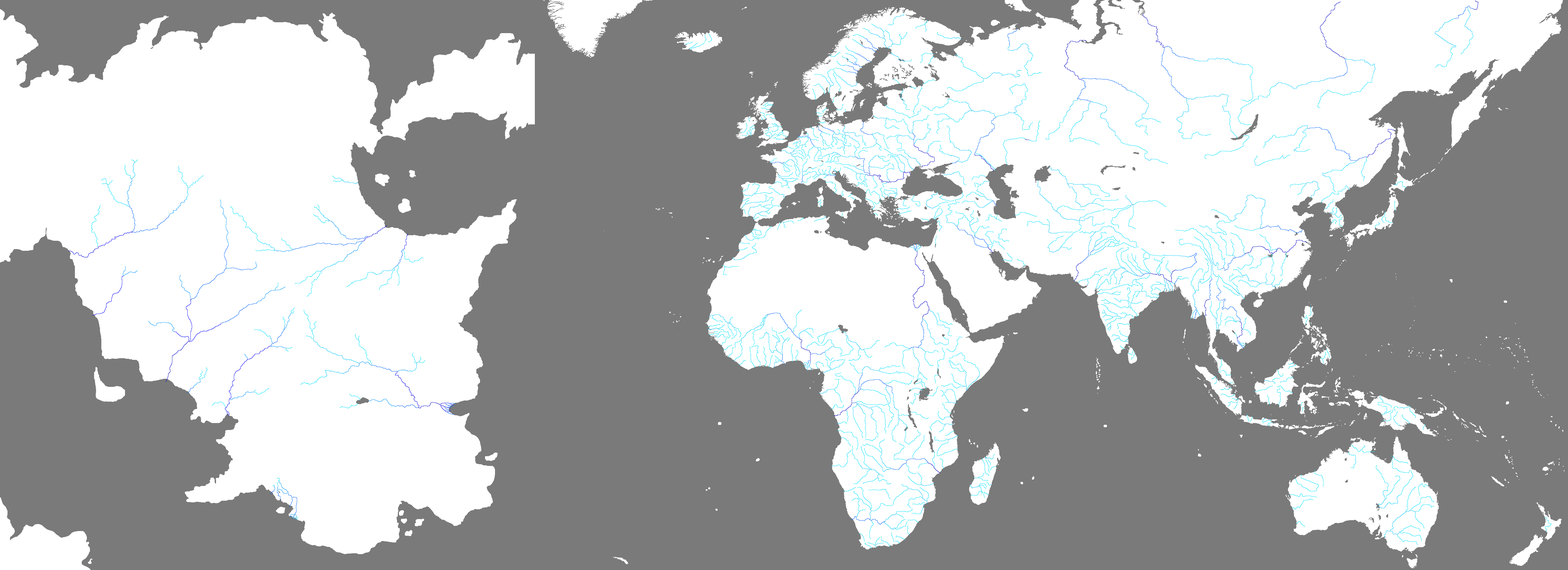
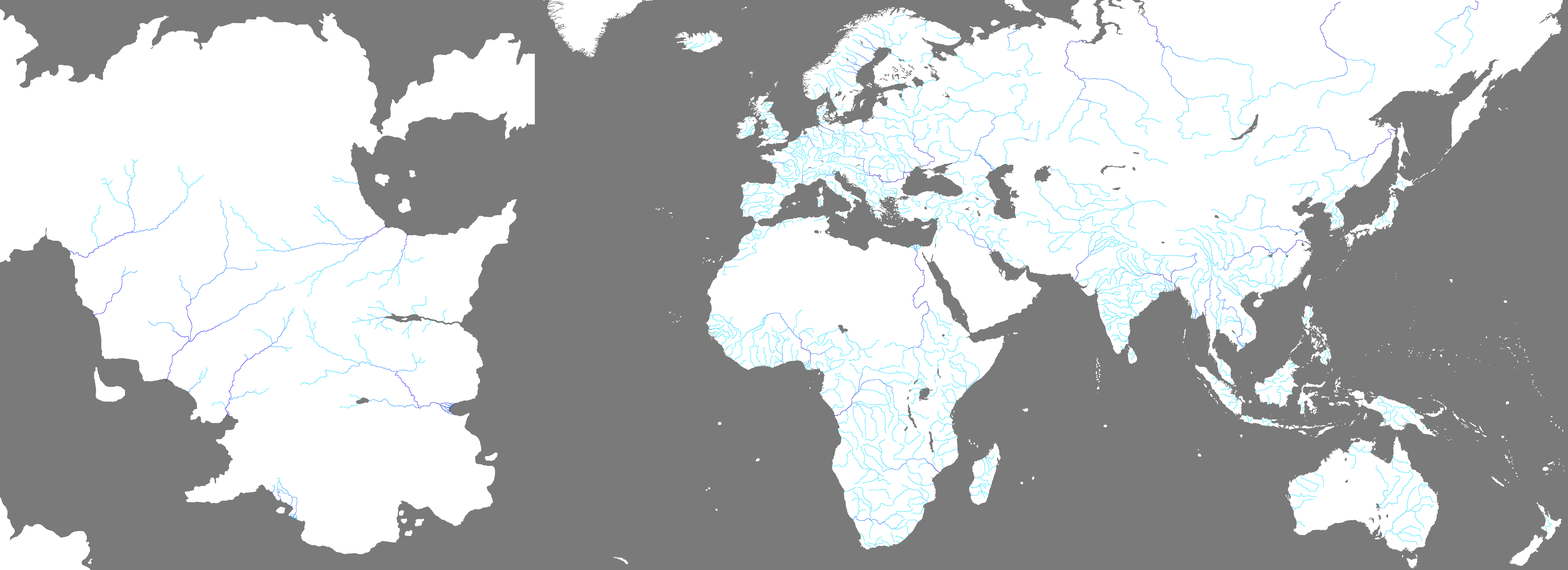
Layer changes from the first 1568×570 image to the second:
added layer "iela" above "halethin" over box(352, 296, 461, 339)
